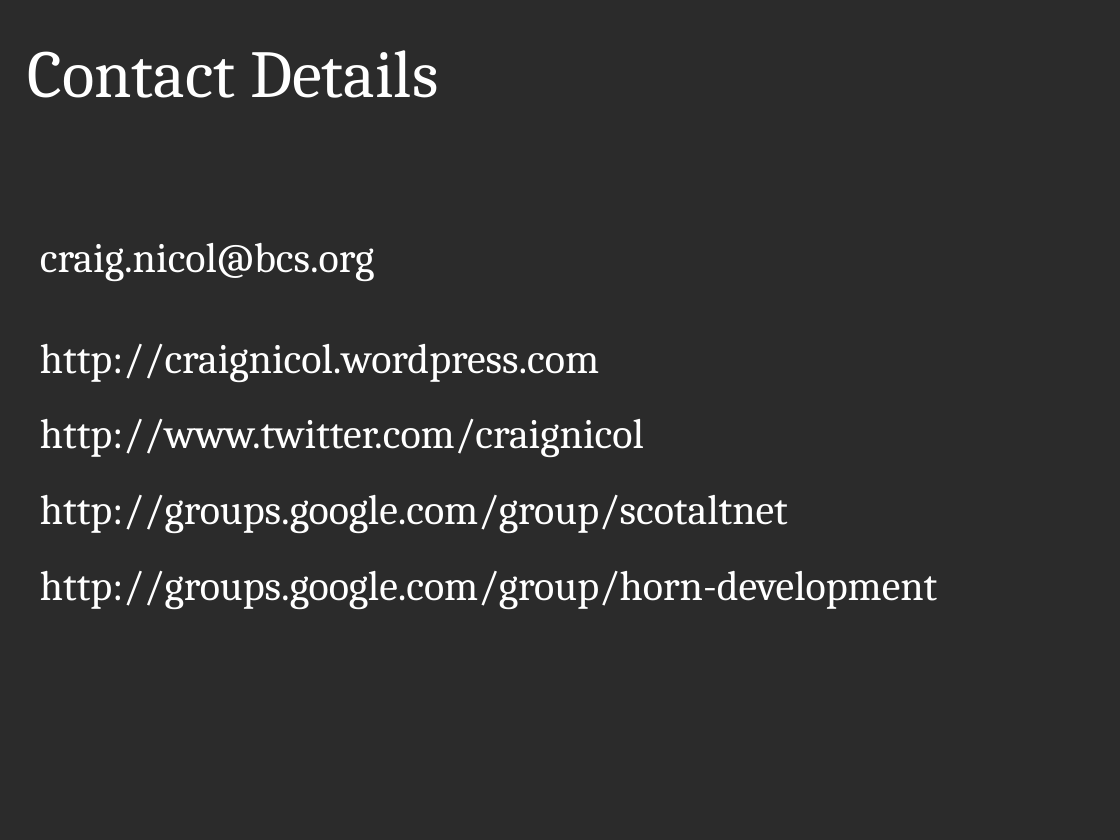
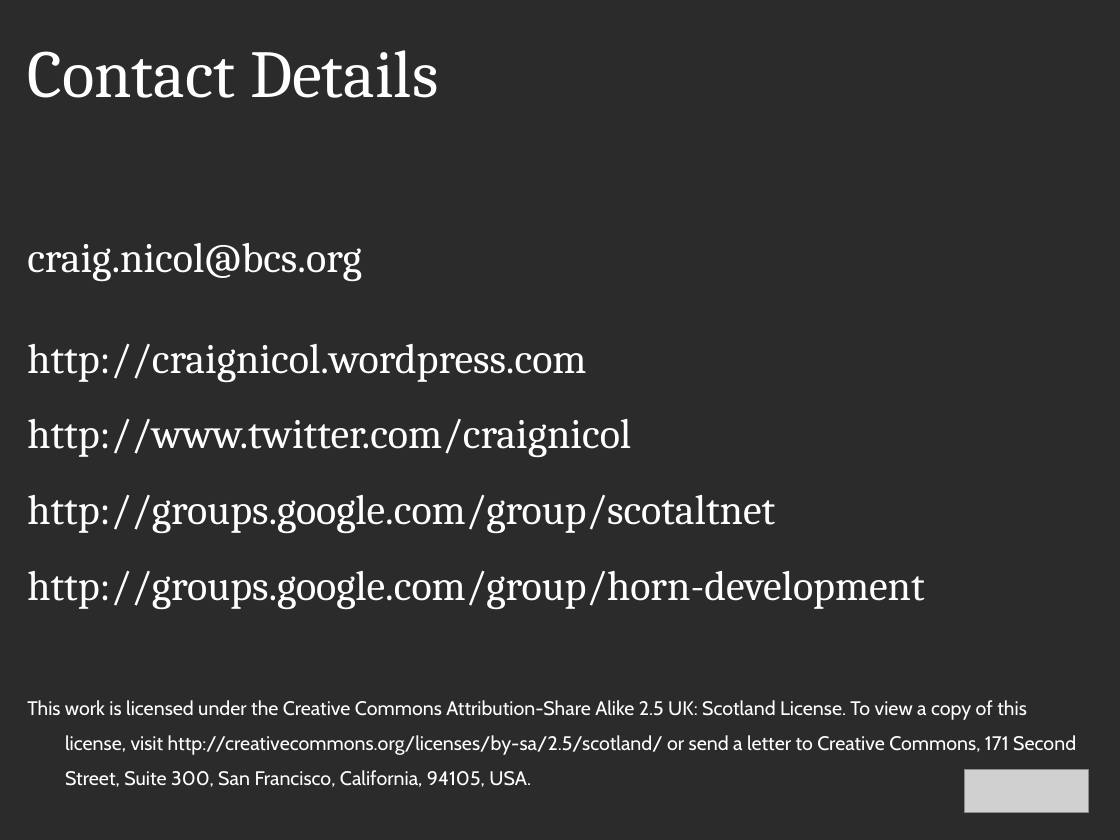
Before and after one commit to craignicol/scotaltdotnet, a slide deck: slide 18 of tdd-i-dont-have-time/TDD-I-dont-have-time.odp (slide 17 before the commit). Drawn at 1120x840 pixels with LibreOffice and Linux fonts; fonts in the diff are those of the drawing; grey boxes stand for pictures; background and template pictures are left out; a plain dark background stands for a picture behind light text. Boxes give left, top, right and bottom in pixels: in the first picture for what was removed or moved away, otherwise in the second. Text is boxed around its words. In the diff, an @@ line names an element or a change of style, - is before the commit and + after.

```diff
--- a/tdd-i-dont-have-time/TDD-I-dont-have-time.odp
+++ b/tdd-i-dont-have-time/TDD-I-dont-have-time.odp
@@ text at (27, 243, 924, 609): indent changed @@
@@ text at (27, 700, 1076, 787): paragraph added @@
+This work is licensed under the Creative Commons Attribution-Share Alike 2.5 UK: Scotland License. To view a copy of this license, visit http://creativecommons.org/licenses/by-sa/2.5/scotland/ or send a letter to Creative Commons, 171 Second Street, Suite 300, San Francisco, California, 94105, USA.
@@ picture added at (965, 769, 1088, 813) @@
```
Also in this commit, not shown: 4 other slides changed, 1 slide added, 1 other file.
